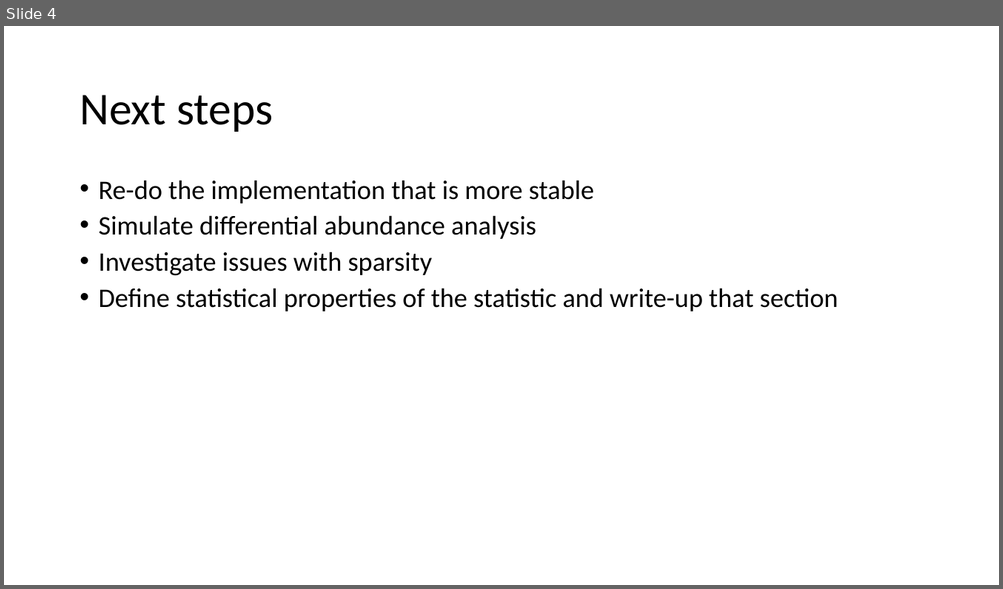
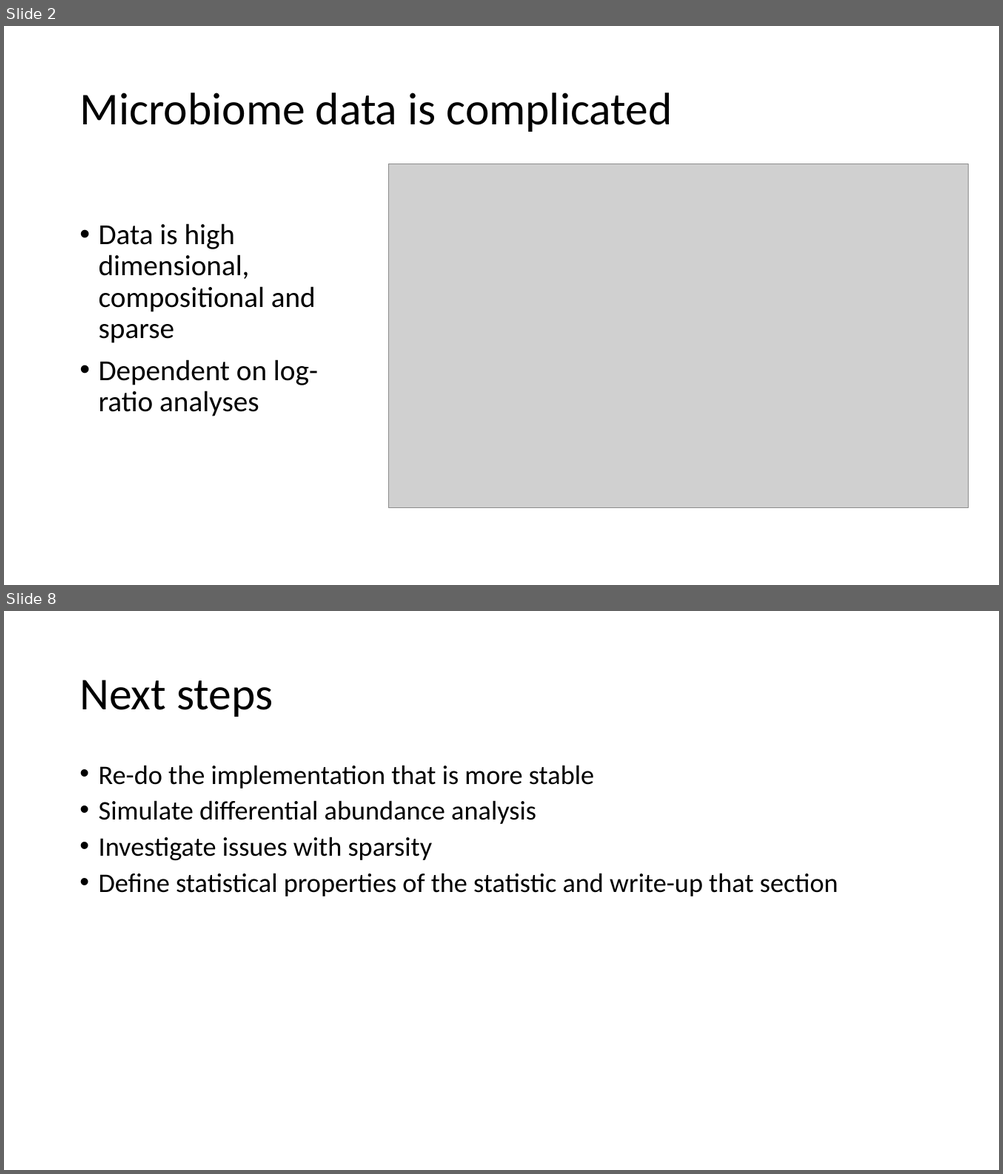
Before and after one commit to qpmnguyen/CBEA_analysis, a slide deck: docs/progress_report.pptx. Shown one above the other, each under a label of ours: slide 4 before the commit, slides 2 and 8 after it; the slides between them are not shown. The pictures are 1003x589 and 1003x1174 pixels, drawn with LibreOffice and Linux fonts; fonts in the diff are those of the drawing; grey boxes stand for pictures. Boxes give left, top, right and bottom in pixels: in the first picture for what was removed or moved away, otherwise in the second. Text is boxed around its words. In the diff, an @@ line names an element or a change of style, - is before the commit and + after.

```diff
--- a/docs/progress_report.pptx
+++ b/docs/progress_report.pptx
@@ slide 2 added at bbox=[4, 26, 999, 585], background #FFFFFF @@
@@ title added at bbox=[79, 93, 671, 132], 44 pt, text #000000 @@
+Microbiome data is complicated
@@ picture added at bbox=[388, 164, 968, 508] @@
@@ text added at bbox=[99, 224, 318, 417], 28 pt, text #000000 @@
+• Data is high dimensional, compositional and sparse
+• Dependent on log-ratio analyses
@@ what was slide 4 is now slide 8 @@
```
Also in this commit, not shown: 14 other slides added, 3 slides removed, 17 other files.
